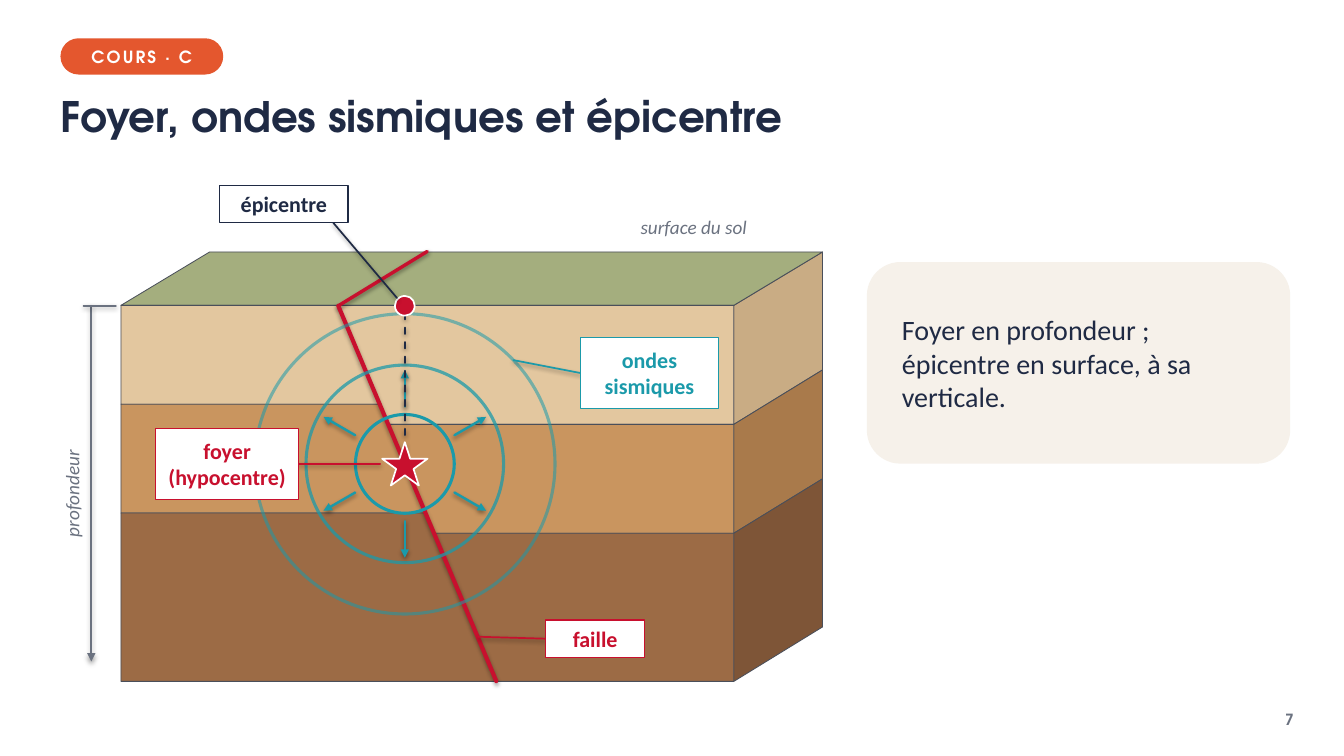
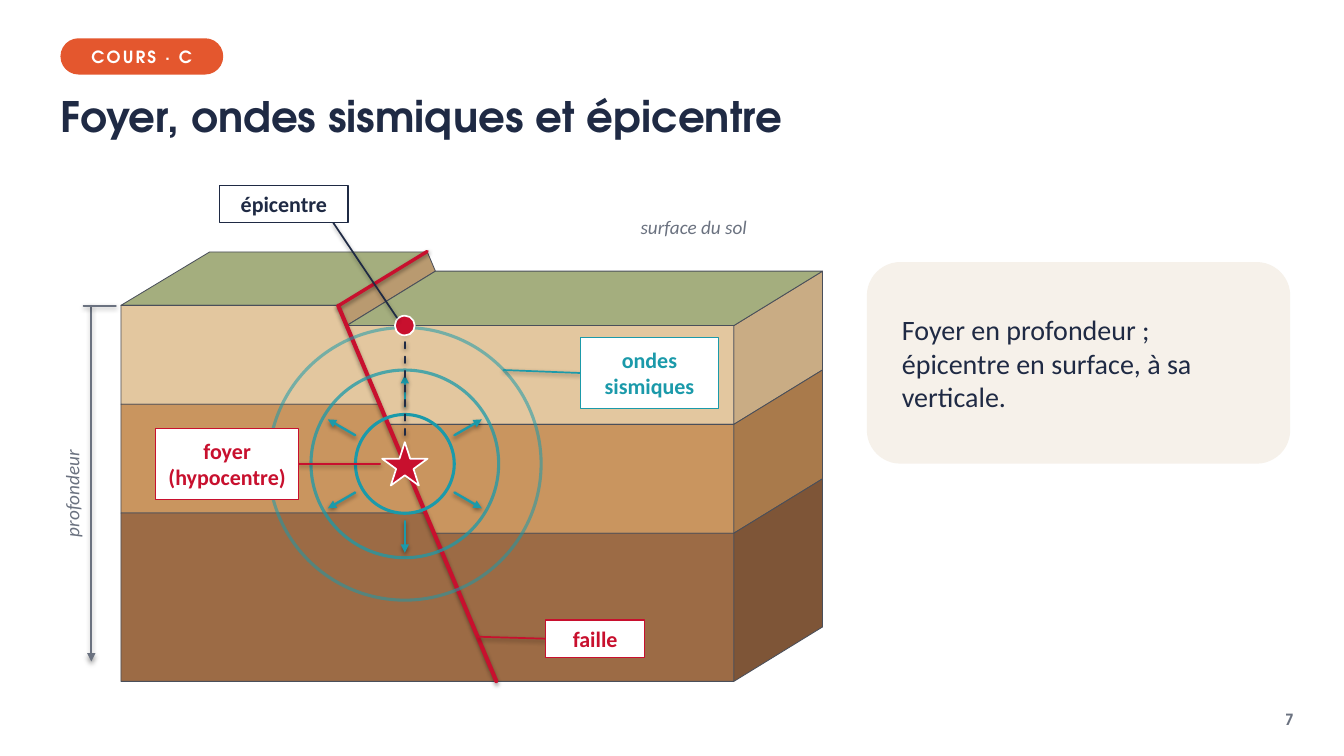
Before and after one commit to VinceIXIV/SVT-cour, a slide deck: slide 7 of 4e/S01-origine-des-seismes/4e-S01-diaporama.pptx. Drawn at 1344x756 pixels with LibreOffice and Linux fonts; fonts in the diff are those of the drawing. Boxes give left, top, right and bottom in pixels: in the first picture for what was removed or moved away, otherwise in the second. Text is boxed around its words. In the diff, an @@ line names an element or a change of style, - is before the commit and + after.

```diff
--- a/4e/S01-origine-des-seismes/4e-S01-diaporama.pptx
+++ b/4e/S01-origine-des-seismes/4e-S01-diaporama.pptx
@@ line moved from (334, 223) - (397, 298) to (334, 223) - (397, 318) @@
@@ freeform shape added at (121,252,427,306), fill #A4AE7E, outline #4A4F5A 0.59 pt @@
@@ freeform shape added at (339,252,436,326), fill #B99A70, outline #4A4F5A 0.59 pt @@
@@ freeform shape: place and size @@
-freeform shape at (121,252,823,306)
+freeform shape at (347,271,823,326)
@@ freeform shape: place and size @@
-freeform shape at (734,252,823,424)
+freeform shape at (734,271,823,424)
@@ ellipse: place and size @@
-ellipse at (255,314,556,614)
+ellipse at (268,328,540,600)
@@ freeform shape: place and size @@
-freeform shape at (339,306,734,424)
+freeform shape at (347,326,734,424)
@@ ellipse: place and size @@
-ellipse at (395,296,415,317)
+ellipse at (395,316,415,336)
@@ line moved from (405, 464) - (405, 306) to (405, 464) - (405, 326) @@
@@ ellipse: place and size @@
-ellipse at (307,365,504,563)
+ellipse at (312,370,499,558)
@@ arrow moved from (405, 406) - (405, 370) to (405, 406) - (405, 375) @@
@@ line moved from (581, 373) - (513, 360) to (581, 373) - (504, 370) @@
@@ arrow moved from (355, 436) - (324, 417) to (355, 436) - (328, 419) @@
@@ arrow moved from (455, 436) - (486, 417) to (455, 436) - (482, 419) @@
@@ arrow moved from (355, 493) - (324, 511) to (355, 493) - (328, 508) @@
@@ arrow moved from (455, 493) - (486, 511) to (455, 493) - (482, 508) @@
@@ arrow moved from (405, 521) - (405, 558) to (405, 521) - (405, 553) @@
```
Also in this commit, not shown: 3 other slides changed, 1 slide added, 1 slide removed, 7 other files.
